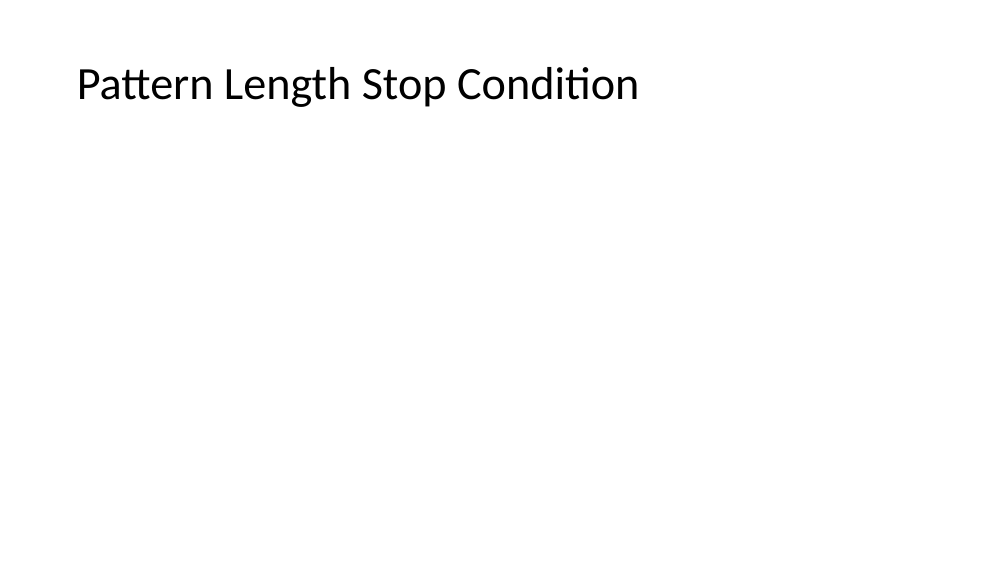
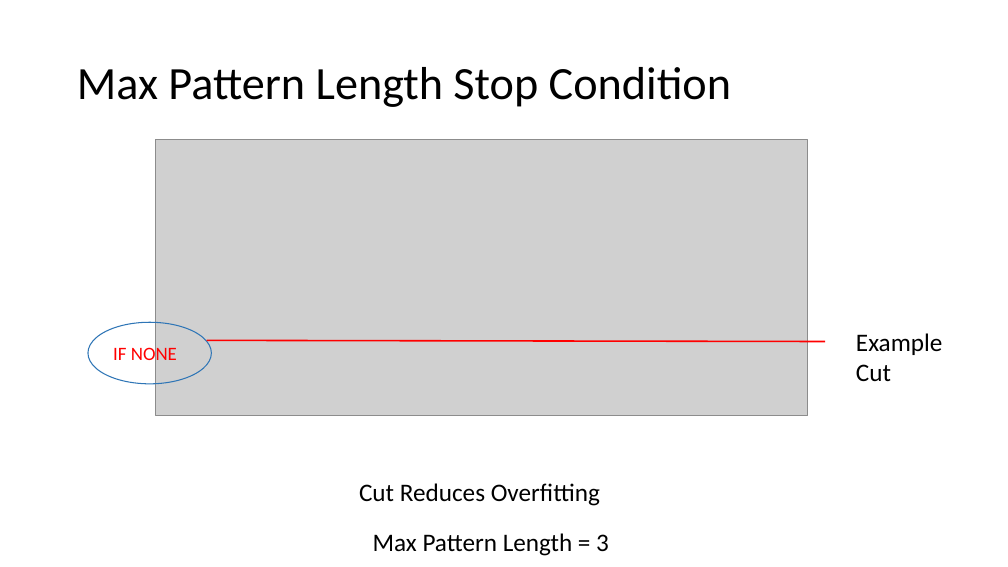
Before and after one commit to christy108/PATTERN_PROJECT_QUANT_WORKSHOP, a slide deck: slide 15 of Presentation/Presentation.pptx. Drawn at 1008x567 pixels with LibreOffice and Linux fonts; fonts in the diff are those of the drawing; grey boxes stand for pictures. Boxes give left, top, right and bottom in pixels: in the first picture for what was removed or moved away, otherwise in the second. Text is boxed around its words. In the diff, an @@ line names an element or a change of style, - is before the commit and + after.

```diff
--- a/Presentation/Presentation.pptx
+++ b/Presentation/Presentation.pptx
@@ title at <box>77,67,731,107</box>: text changed @@
-Pattern Length Stop Condition
+Max Pattern Length Stop Condition
@@ picture added at <box>156,140,808,416</box> @@
@@ ellipse added at <box>88,322,211,383</box>, outline #2E75B6 1 pt @@
@@ text added at <box>113,344,177,365</box>, 18 pt, text #FF0000 @@
+IF NONE
@@ line added from (826, 342) to (206, 340), #FF0000 1.5 pt @@
@@ text added at <box>856,333,942,381</box>, 24 pt, text #000000 @@
+Example Cut
@@ text added at <box>359,483,600,506</box>, 24 pt, text #000000 @@
+Cut Reduces Overfitting
@@ text added at <box>373,533,609,556</box>, 24 pt, text #000000 @@
+Max Pattern Length = 3
```
Also in this commit, not shown: 11 other slides changed, 17 slides added, 2 slides removed.
